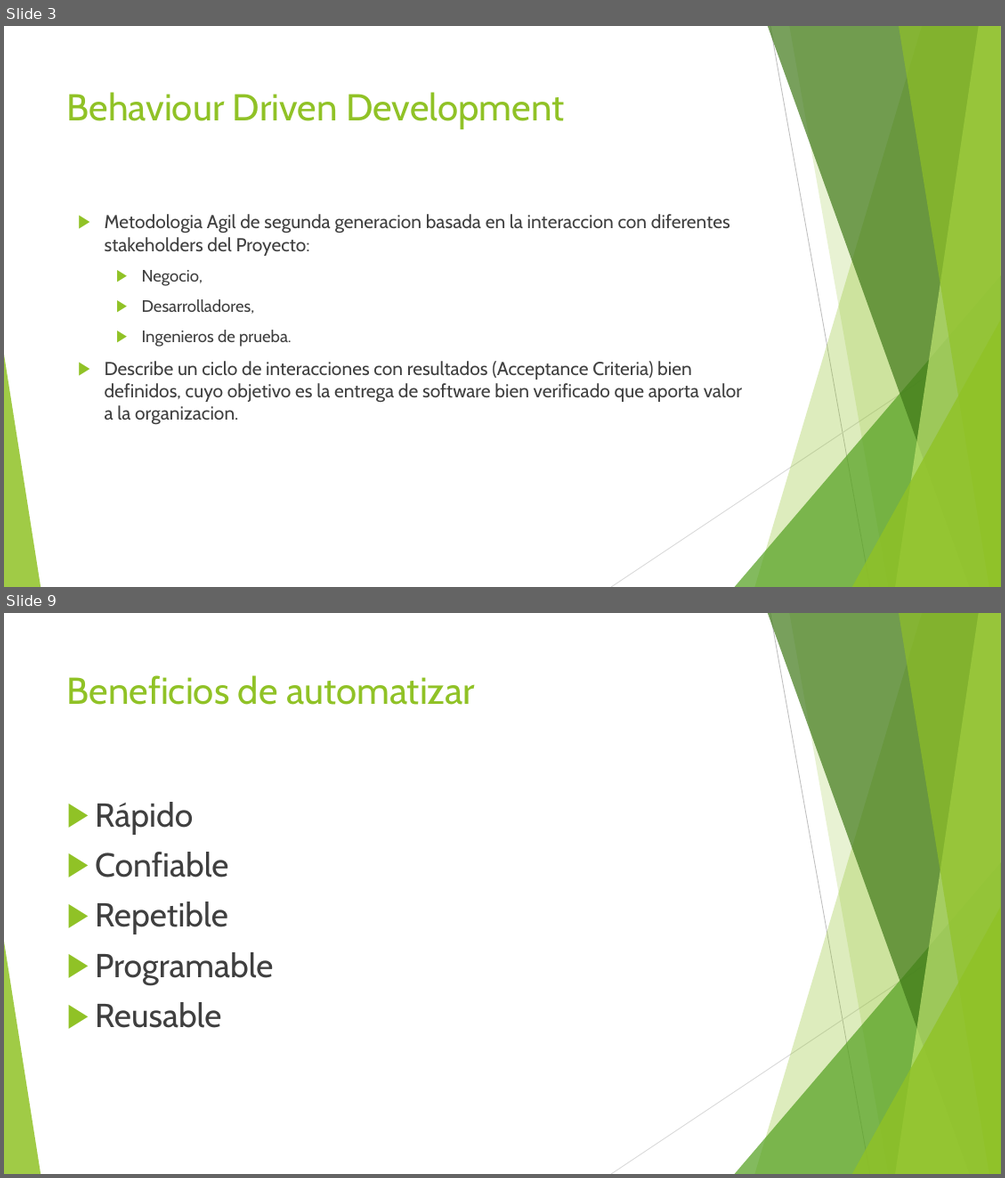
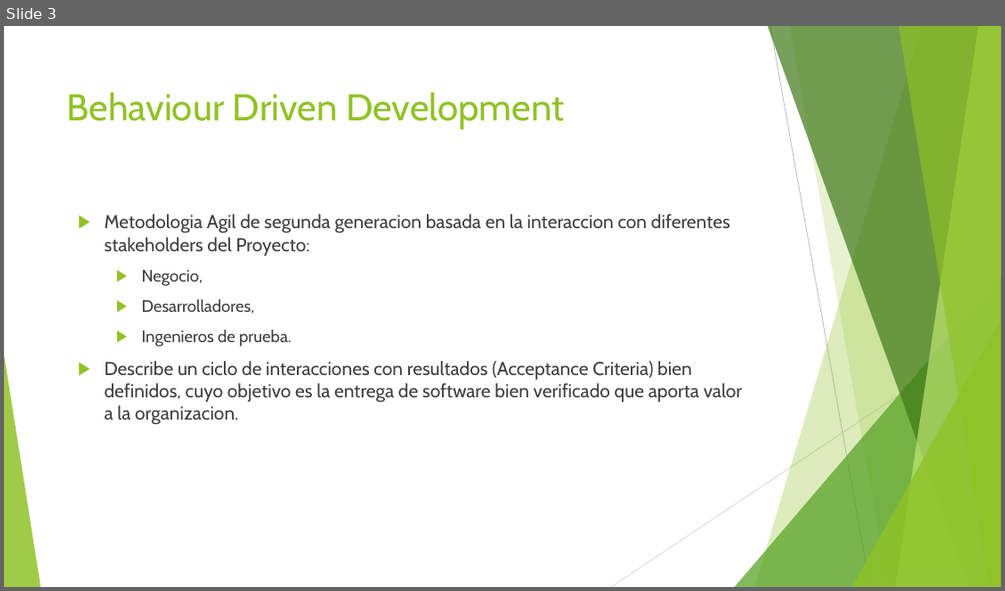
Before and after one commit to jomarnavarro/pepinazo, a slide deck: slides/Selenium Cucumber.pptx. Shown one above the other, each under a label of ours: slides 3 and 9 before the commit, slide 3 after it; the slides between them are not shown. The pictures are 1005x1178 and 1005x591 pixels, drawn with LibreOffice and Linux fonts; fonts in the diff are those of the drawing. Boxes give left, top, right and bottom in pixels: in the first picture for what was removed or moved away, otherwise in the second. Text is boxed around its words. In the diff, an @@ line names an element or a change of style, - is before the commit and + after.

```diff
--- a/slides/Selenium Cucumber.pptx
+++ b/slides/Selenium Cucumber.pptx
@@ slide 9 removed at box(4, 613, 1001, 1174), background #FFFFFF; not listed: 10 template elements that a slide beside it also shows @@
@@ title removed at box(67, 675, 475, 705) @@
-Beneficios de automatizar
@@ text removed at box(95, 802, 273, 1028) @@
-▶ Rápido
-▶ Confiable
-▶ Repetible
-▶ Programable
-▶ Reusable
```
Also in this commit, not shown: 2 slides changed, 4 slides added, 22 other slides removed.
